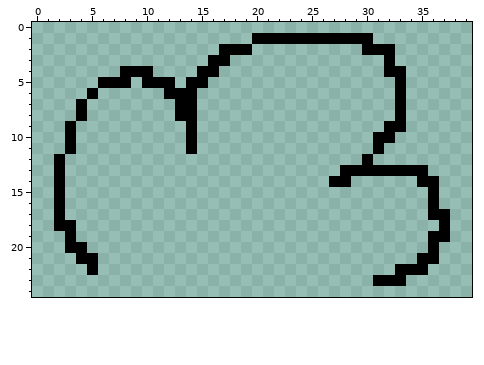
File history of a pixel-art sprite, graphics/bush/bush_1.png. Above: the version before the commit.
The file is 40x25 pixels.
New version:
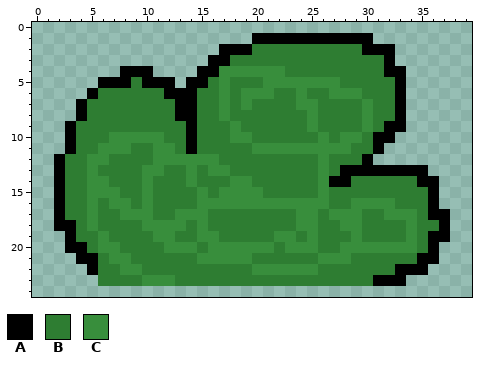
Palette (. is transparent): A #000000  B #2e7d32  C #388e3c
Message: added bush fill + dog tail animation
Edits made:
y 2: x 20..29 .......... -> BBBBBBBBBB
y 3: x 18..31 .............. -> BBBBBBBBBBBBBB
y 4: x 17..31 ............... -> CCCCCCBBBBBBBBB
y 5: x 9 . -> B; x 16..32 ................. -> BCBBBCCCCCCCBBBBB
y 6: x 6..11 ...... -> BBBBBB; x 15..32 .................. -> BBCBCCCBBCBBCCCBBB
y 7: x 5..12 ........ -> BBBBBBBB; x 15..32 .................. -> BBCBCBBBBCCBBBBCBB
y 8: x 5..12 ........ -> BBBBBBBB; x 15..32 .................. -> BBCBBBBBBBCBBBBCBB
y 9: x 4..13 .......... -> BBBBBBBBBB; x 15..31 ................. -> BBBCBBBBBBCBBBBCB
y 10: x 4..13 .......... -> BBBCCCCCBB; x 15..30 ................ -> BBBCCBBBBBBCBCCB
y 11: x 4..13 .......... -> BBCCCBBCCB; x 15..30 ................ -> BBBBBCCCCCCCCCBB
y 12: x 3..29 ........................... -> BBCCBBBBCCCCCCBBBBBBBBBCBBB
y 13: x 3..27 ......................... -> BBCBBBBCCBBCBCCBBBBBBBBCB
y 14: x 3..26 ........................ -> BBCCBBBCBBBCBBBCCBBBBBBC; x 29..34 ...... -> BBBBBB
y 15: x 3..35 ................................. -> BBCCCBBCBBBBCBCCCCBBBBBCBBBBBBBBB
y 16: x 3..35 ................................. -> BBCBCCBCBBBBCCCCCCCCCCCCBBCCCCBBB
y 17: x 3..35 ................................. -> BBCBBCCCBBCCCBBBBBBBBCCBCCCBBCCCB
y 18: x 4..36 ................................. -> BCBBBBCCCCBCBBBBBBBBCCBBCCBBBBCBB
y 19: x 4..35 ................................ -> BBCBBBBCCBBCCBBBBBCCBCBBBCBBBBCB
y 20: x 5..35 ............................... -> BCCBBBBCCCBCCCCCCBCCCBBCCCCCCCB
y 21: x 6..34 ............................. -> BCCBBBBBBCCCCCBBBBBBCCCBBBBBB
y 22: x 6..32 ........................... -> BBCCBBBBBBBBBBCCCCCCBBBBBBB
y 23: x 6..30 ......................... -> BBBBCCCBBBBBBBBBBBBBBBBBB
Boxes around the changes in both pictures, in picture pixels (x1, y1, x2, y2):
added: (65, 44, 439, 286)
